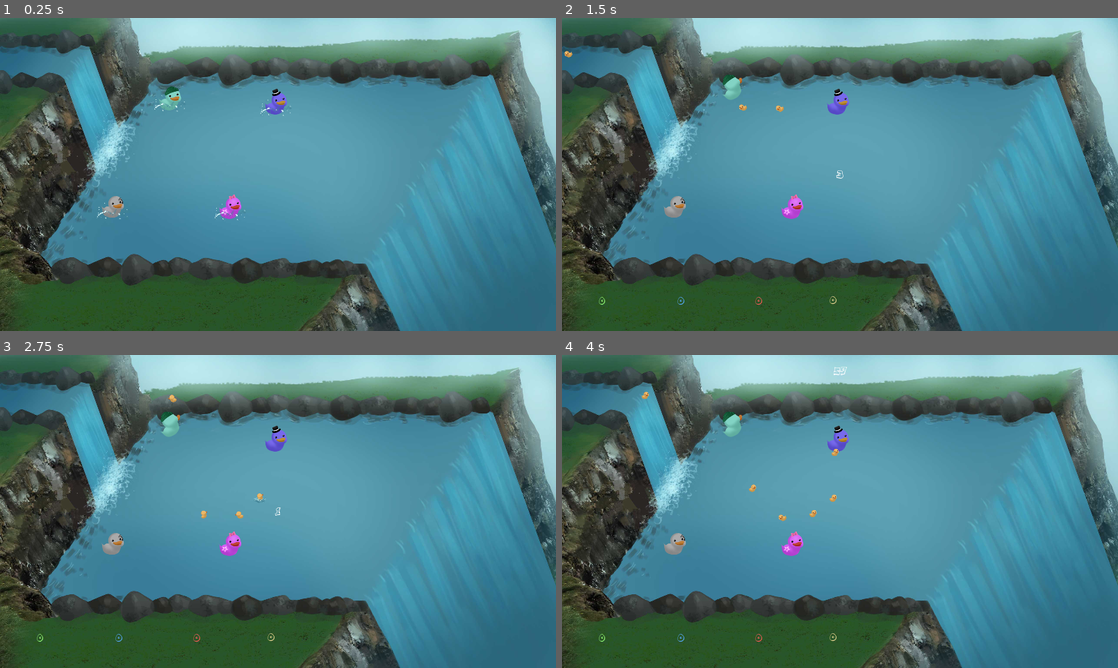
Above: before the commit, frames 1-4 (two rows, left to right).
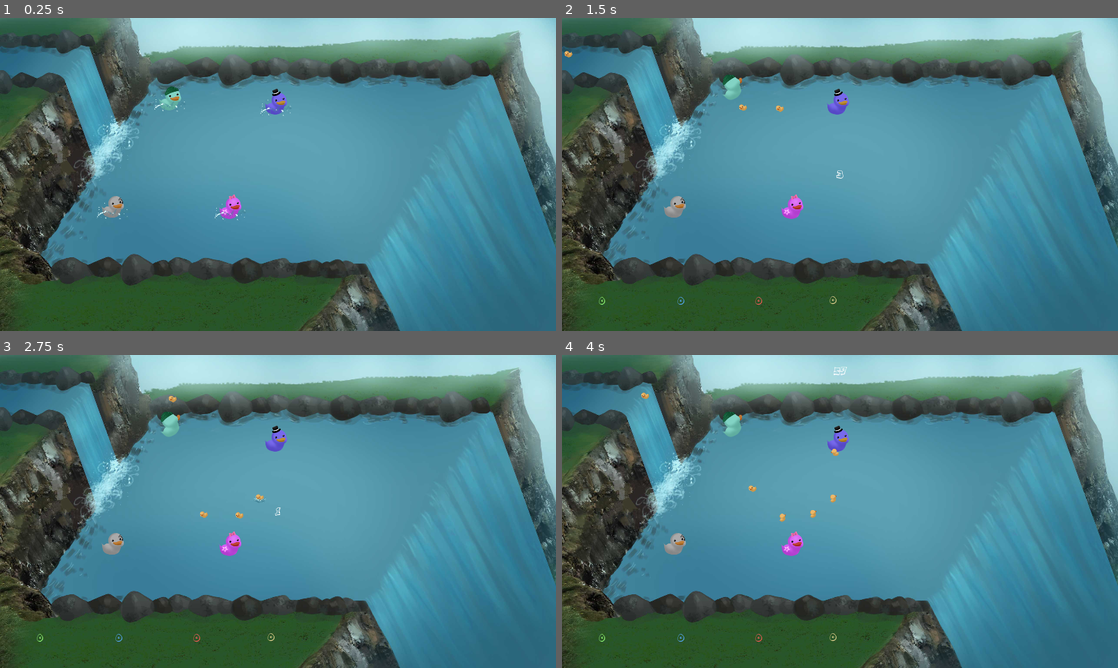
Above: after the commit, the same moments.

Repository: TeamAwesomeTOJam/ducks
Game: Godot game, scene res://Game.tscn
Two runs of this game, one before a commit and one after it. Both use one fixed random seed, a clock stepped at 60 frames per second and the inputs below.
Inputs:
- Up to frame 1 (0.25 s): no input
- Up to frame 2 (1.5 s): tap Enter (p0duck) at 0.5, 0.6, 1.35 s; hold Up (ui_up) 0.53-1.28 s
- Up to frame 3 (2.75 s): hold Up (ui_up) from 2.03 s (still down); tap Enter (p0duck) at 2.1 s
- Up to frame 4 (4 s): tap Enter (p0duck) at 2.85, 3.6 s; release Up (ui_up) at 3.53 s

The runs differ from the first frame. In frame 1, 0.8% of the frame differs, in the area x 13-92%, y 17-83%; in frame 2, 0.8%; in frame 3, 0.9%; in frame 4, 0.9%, in the area x 13-92%, y 11-83%.

Commit message:
Fixed constantly changing frames count

Diff:
--- a/Duck.gd
+++ b/Duck.gd
@@ -86,6 +86,7 @@
 func playing(delta):
     var impulse_vector = direction * speed
     apply_impulse(Vector2(), impulse_vector * delta)
+    $AnimatedSprite.play()
 
 func spawning(delta):
     if self.position.x < spawn_destination.x - 300:
--- a/Duck.tscn
+++ b/Duck.tscn
@@ -21,11 +21,11 @@
 custom_solver_bias = 0.0
 radius = 10.0
 
-[node name="Duck" type="RigidBody2D"]
+[node name="Duck" type="RigidBody2D" index="0"]
 
 input_pickable = false
-collision_layer = 0
-collision_mask = 15
+collision_layer = 1
+collision_mask = 0
 mode = 2
 mass = 1.0
 friction = 1.0
@@ -50,7 +50,6 @@
 frames = SubResource( 1 )
 animation = "bottom-right"
 frame = 3
-playing = true
 _sections_unfolded = [ "Transform" ]
 
 [node name="CollisionShape2D" type="CollisionShape2D" parent="." index="1"]
--- a/Game.gd
+++ b/Game.gd
@@ -84,6 +84,8 @@
 
 func _ready():
     update_state(STATE.idle)
+    $Background.play()
+    randomize()
 
 
 func _process(delta):
--- a/Game.tscn
+++ b/Game.tscn
@@ -49,8 +49,6 @@
 
 frames = SubResource( 1 )
 animation = "loop"
-frame = 1
-playing = true
 offset = Vector2( 1280, 720 )
 _sections_unfolded = [ "Z Index" ]
 
